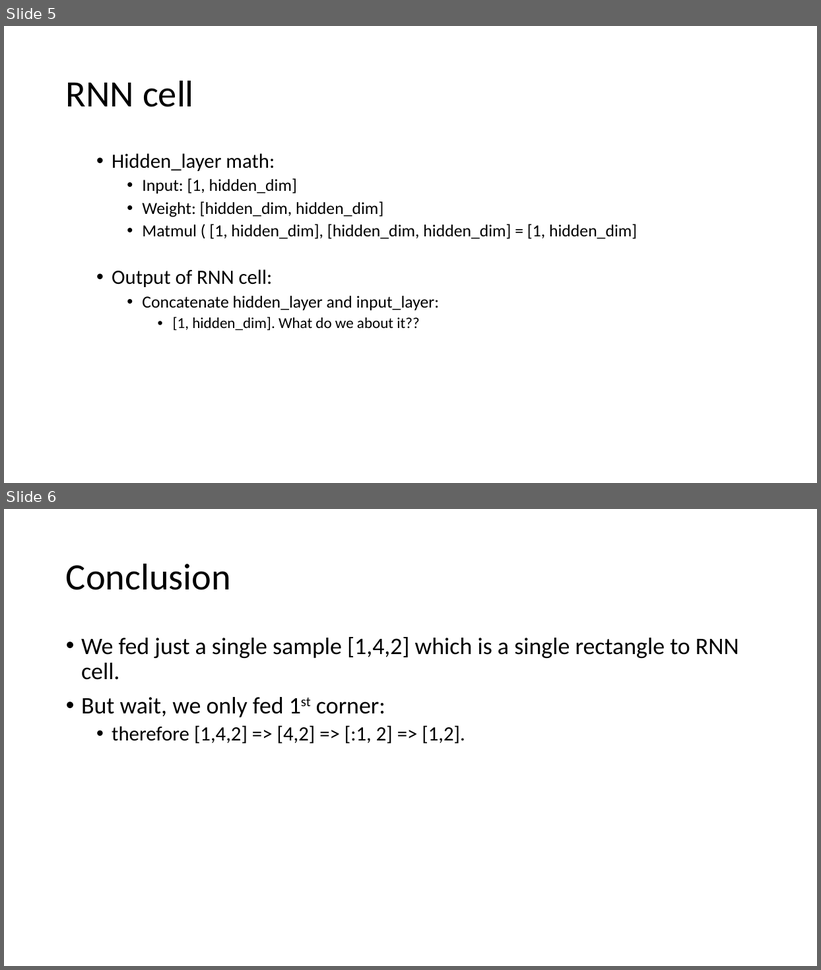
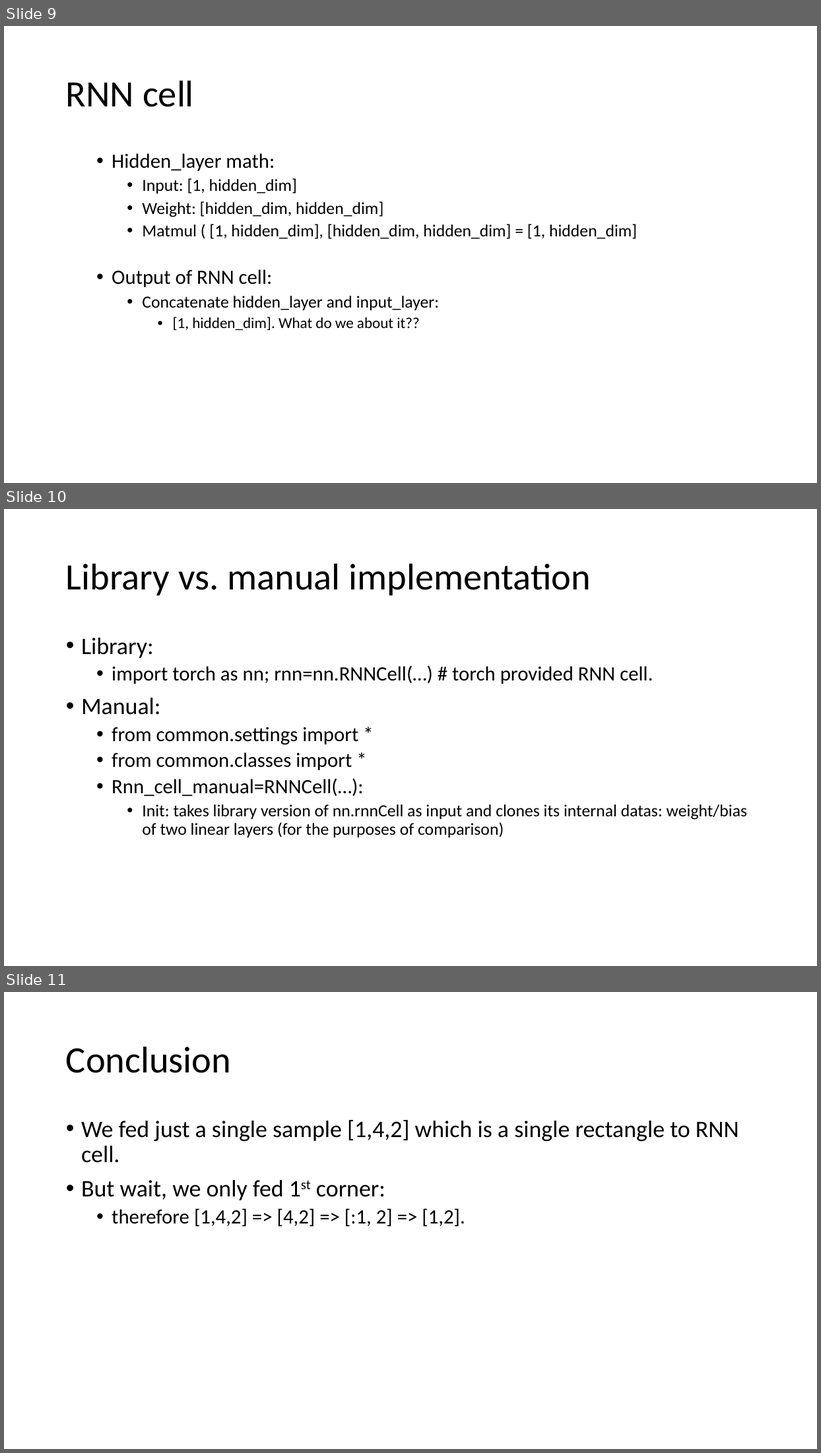
Before and after one commit to ggankhuy/codelab-scripts-github, a slide deck: ml/tf/tf-from-scratch/3/code-exercises/ml-models-from-scratch.pptx. Shown one above the other, each under a label of ours: slides 5 and 6 before the commit, slides 9, 10 and 11 after it. The pictures are 821x970 and 821x1453 pixels, drawn with LibreOffice and Linux fonts; fonts in the diff are those of the drawing. Boxes give left, top, right and bottom in pixels: in the first picture for what was removed or moved away, otherwise in the second. Text is boxed around its words. In the diff, an @@ line names an element or a change of style, - is before the commit and + after.

```diff
--- a/ml/tf/tf-from-scratch/3/code-exercises/ml-models-from-scratch.pptx
+++ b/ml/tf/tf-from-scratch/3/code-exercises/ml-models-from-scratch.pptx
@@ slide 10 added at (4,509,817,966), background #FFFFFF @@
@@ title added at (66,563,591,595), 44 pt, text #000000 @@
+Library vs. manual implementation
@@ text added at (81,638,747,838), 24 pt, text #000000 @@
+• Library:
+  • import torch as nn; rnn=nn.RNNCell(…) # torch provided RNN cell.
+• Manual:
+  • from common.settings import *
+  • from common.classes import *
+  • Rnn_cell_manual=RNNCell(…):
+    • Init: takes library version of nn.rnnCell as input and clones its internal datas: weight/bias of two linear layers (for the purposes of comparison)
@@ what was slide 5 is now slide 9 @@
@@ what was slide 6 is now slide 11 @@
```
Also in this commit, not shown: 1 slide changed, 8 other slides added, 1 other file.
